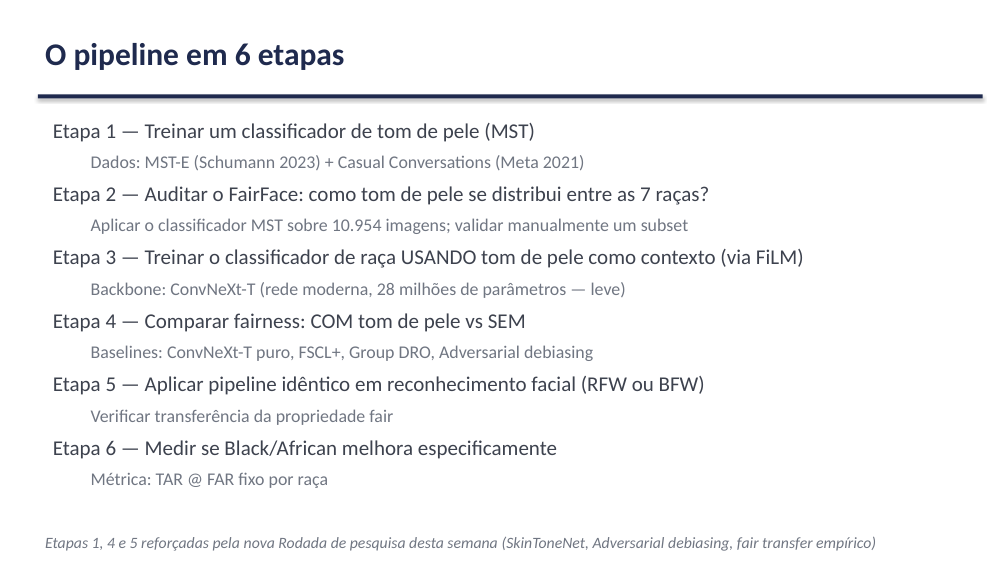
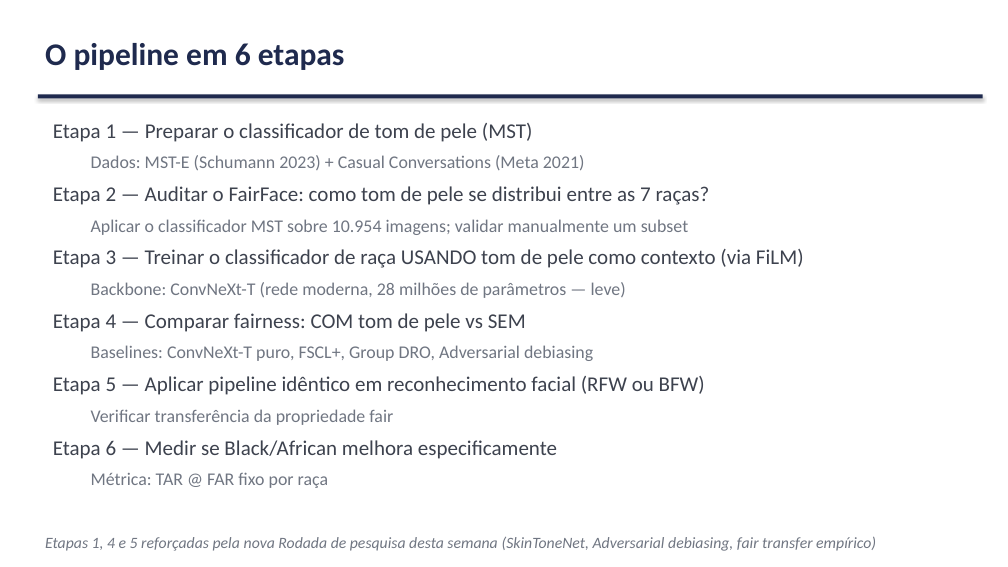
Before and after one commit to marcellozzetti/Facial-Recognition-Models-Mitigating-Bias, a slide deck: slide 17 of docs/ativo/material_reuniao_orientador_v3.2.1.pptx. Drawn at 1008x567 pixels with LibreOffice and Linux fonts; fonts in the diff are those of the drawing. Boxes give left, top, right and bottom in pixels: in the first picture for what was removed or moved away, otherwise in the second. Text is boxed around its words. In the diff, an @@ line names an element or a change of style, - is before the commit and + after.

```diff
--- a/docs/ativo/material_reuniao_orientador_v3.2.1.pptx
+++ b/docs/ativo/material_reuniao_orientador_v3.2.1.pptx
@@ text at box(53, 123, 533, 142): text changed @@
-Etapa 1 — Treinar um classificador de tom de pele (MST)
+Etapa 1 — Preparar o classificador de tom de pele (MST)
```
Also in this commit, not shown: 9 other slides changed, 1 slide added, 1 other file.
